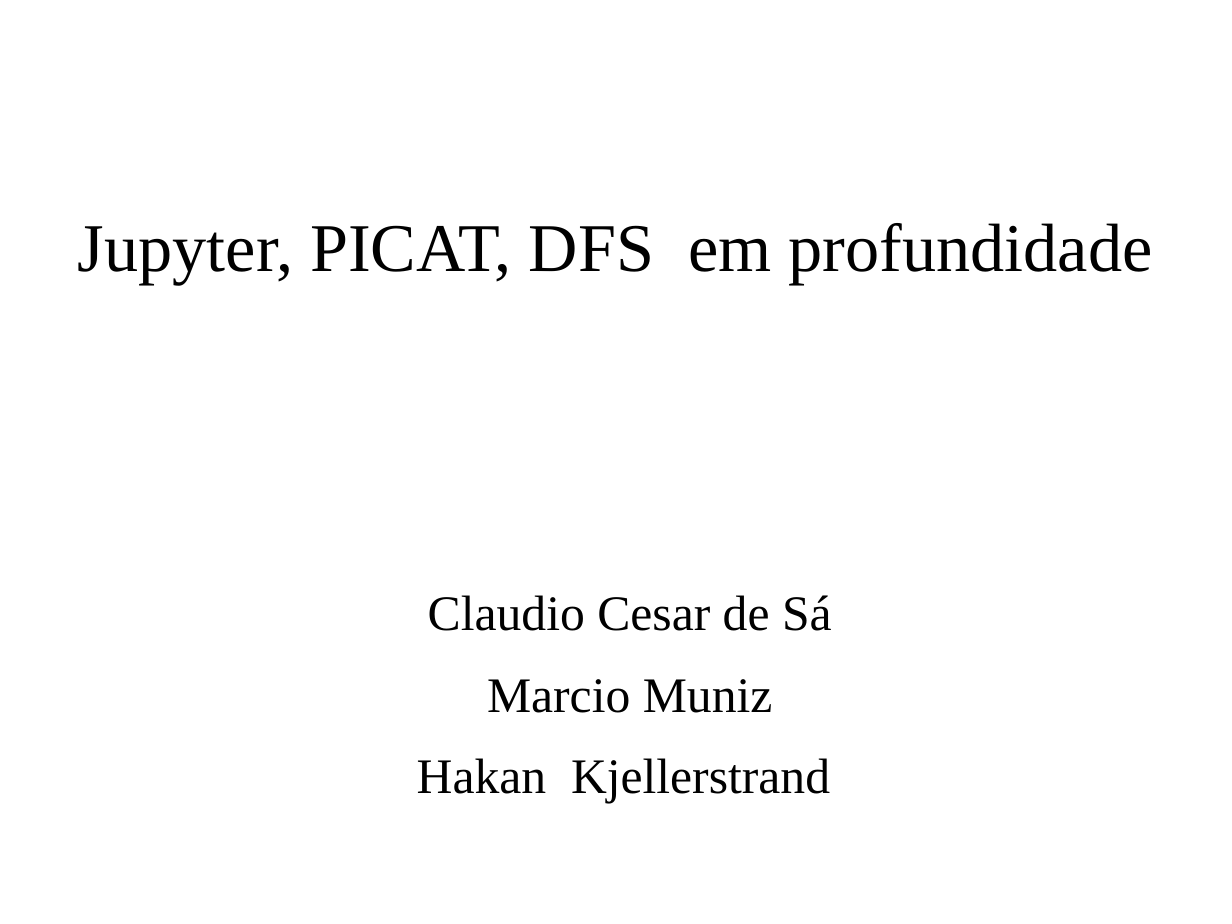
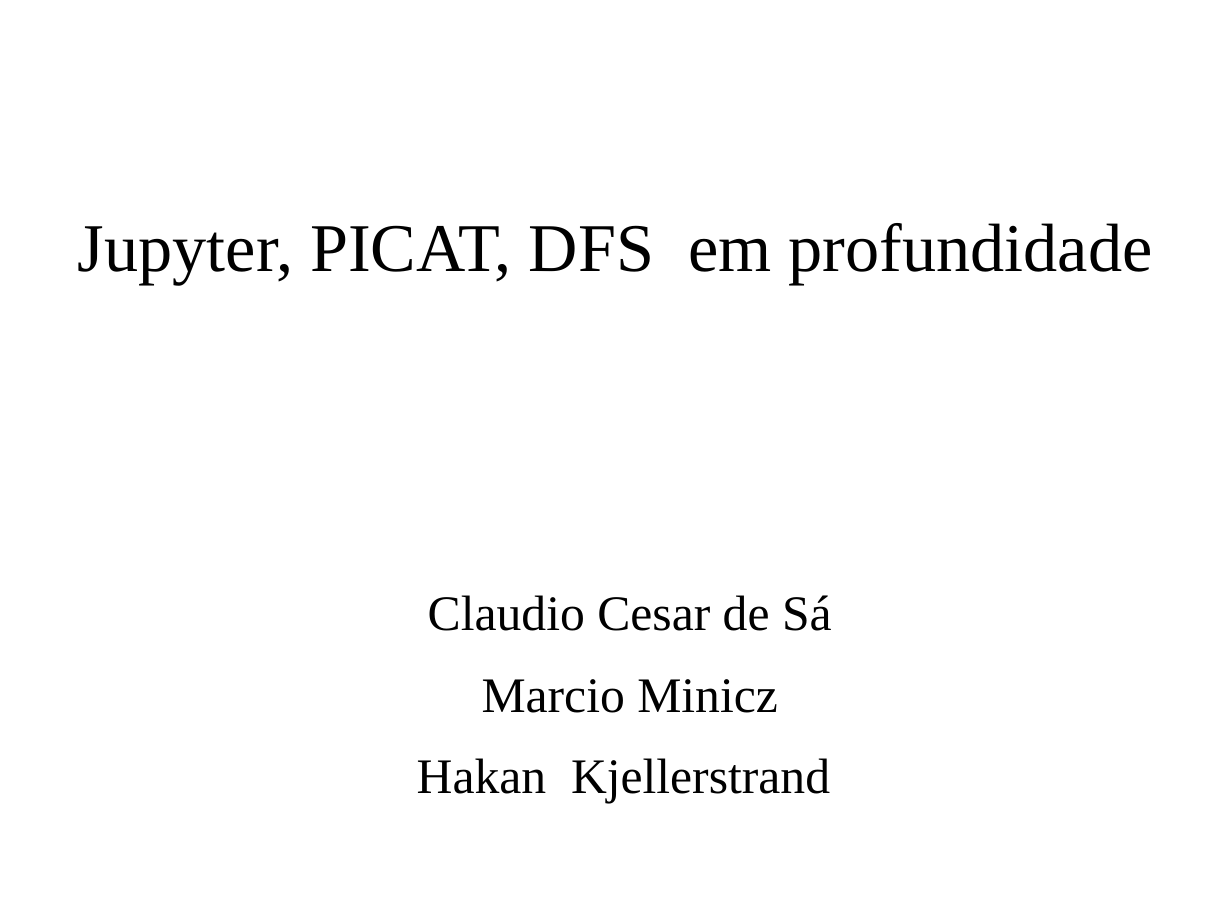
Before and after one commit to claudiosa/CCS, a slide deck: slide 1 of picat/YOUTUBE_dfs_jupyter_picat/slides_picat_jupyter_dfs.odp. Drawn at 1232x924 pixels with LibreOffice and Linux fonts; fonts in the diff are those of the drawing; background and template pictures are left out. Boxes give left, top, right and bottom in pixels: in the first picture for what was removed or moved away, otherwise in the second. Text is boxed around its words. In the diff, an @@ line names an element or a change of style, - is before the commit and + after.

```diff
--- a/picat/YOUTUBE_dfs_jupyter_picat/slides_picat_jupyter_dfs.odp
+++ b/picat/YOUTUBE_dfs_jupyter_picat/slides_picat_jupyter_dfs.odp
@@ text at (x1=482, y1=679, x2=778, y2=713): text changed @@
-Marcio Muniz
+Marcio Minicz
```
Also in this commit, not shown: 8 other files.
